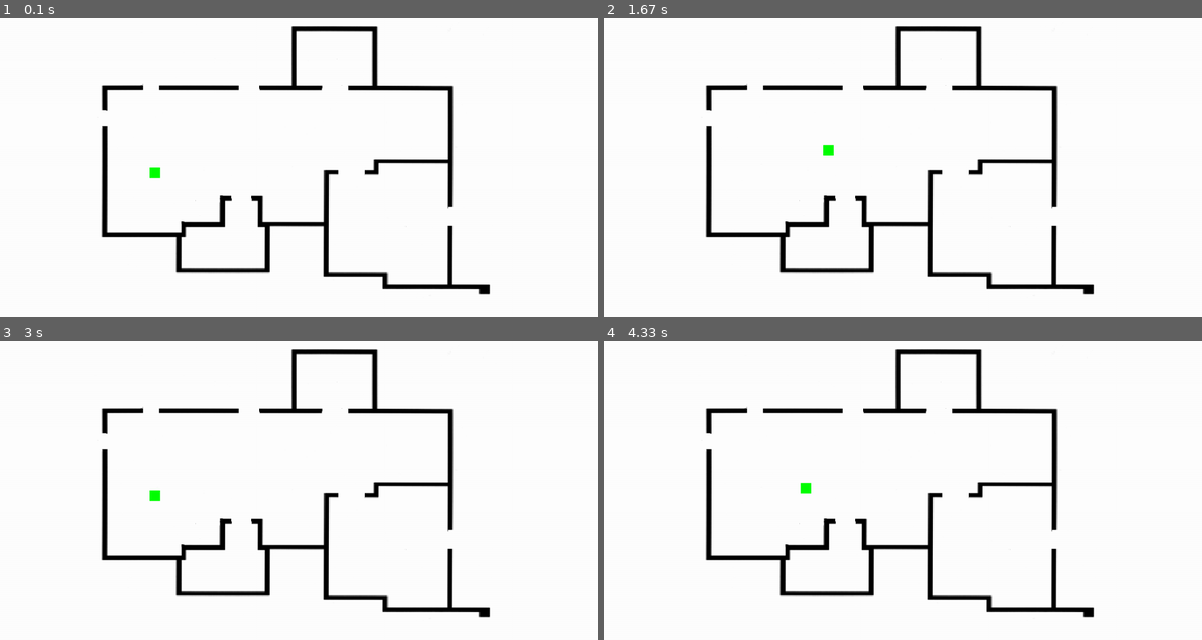
Above: before the commit, frames 1-4 (two rows, left to right).
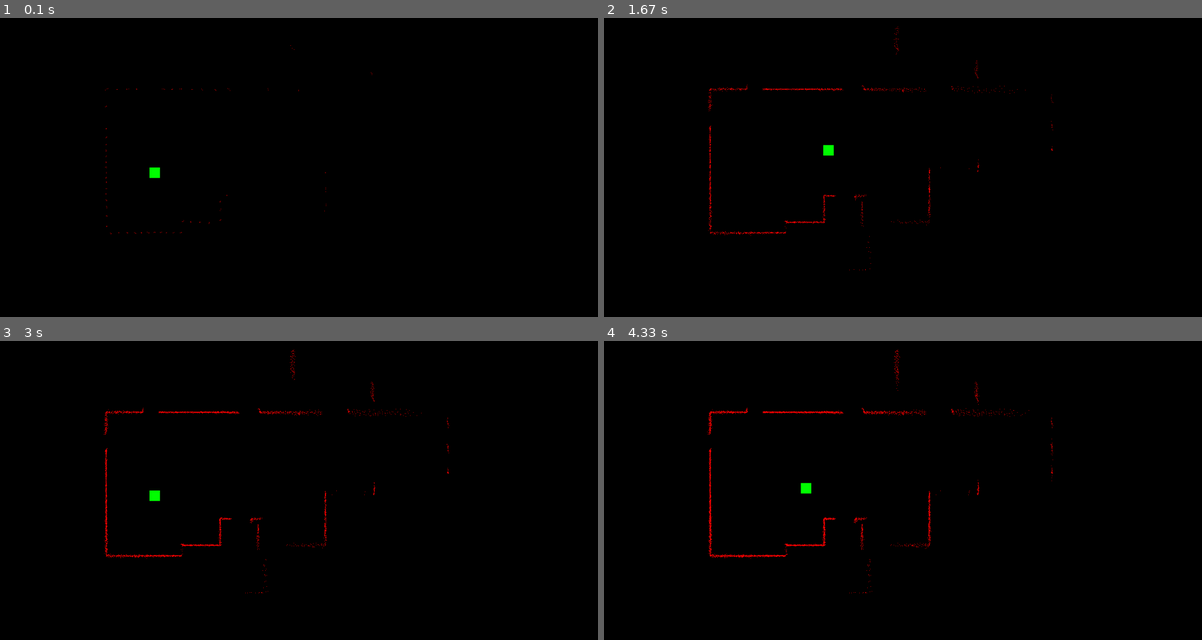
Above: after the commit, the same moments.

Repository: LuisPeMoraRod/drones_exploration_sim
Game: pygame game, started from src/simulation/main.py
Two runs of this game, one before a commit and one after it. Both use one fixed random seed, a clock stepped at 60 frames per second and the inputs below.
Inputs:
- Up to frame 1 (0.1 s): no input
- Up to frame 2 (1.67 s): hold Right 0.33-0.8 s; hold Up 0.83-1.13 s; hold Right 1.17-1.63 s
- Up to frame 3 (3 s): hold Left 1.67-2.2 s; hold Down 2.23-2.53 s; hold Left 2.57-2.97 s
- Up to frame 4 (4.33 s): hold Up 3-3.37 s; hold Right 3.4-4.03 s; hold Down from 4.07 s (still down)

The runs differ from the first frame. In frame 1, 97% of the frame differs, in the area x 0-100%, y 0-100%; in frame 2, 97%; in frame 3, 97%; in frame 4, 97%.

Commit message:
fix(sensor): add parameterized range value in sensor

Diff:
--- a/src/process_orchestrator.py
+++ b/src/process_orchestrator.py
@@ -9,7 +9,7 @@
     def __init__(self):
         # Execute the configuration process
         self.configuration_process()
-        self.execute_web_views()
+        # self.execute_web_views()
         self.execute_simulation()
 
     def configuration_process(self):
--- a/src/simulation/constants.py
+++ b/src/simulation/constants.py
@@ -11,10 +11,10 @@
 
 # Directions
 DIRECTIONS: dict = {
-    "UP": 0,
-    "RIGHT": 1,
-    "DOWN": 2,
-    "LEFT": 3,
+    "RIGHT": 0,
+    "UP": 1,
+    "LEFT": 2,
+    "DOWN": 3,
 }
 
 # Map dimensions
@@ -29,7 +29,7 @@
 SPEED: int = 5
 
 # Simulation parameters
-RANGE = 100
+RANGE = 500
 UNCERTAINTY = (0.5, 0.01)
 X0 = 0
 Y0 = 0
--- a/src/simulation/main.py
+++ b/src/simulation/main.py
@@ -2,26 +2,17 @@
 from robot import Robot
 import constants
 import pygame
-from sensors import LaserSensor
 
 if __name__ == "__main__":
     # Initialize the environment
     environment = Map(constants.MAP_DIMENSIONS)
 
-    originalMap = environment.map.copy()
-    laser = LaserSensor(
-        constants.RANGE,
-        originalMap,
-        constants.UNCERTAINTY,
-        constants.ANGULAR_SPEED,
-        constants.X0,
-        constants.Y0,
-    )
-    # environment.map.fill(constants.COLORS["BLACK"])
-    environment.resultMap = environment.map.copy()
-
     # Initalize single robot
     robot = Robot(environment, (300, 300), constants.COLORS["GREEN"])
+
+    # Fill the map with black color
+    environment.map.fill(constants.COLORS["BLACK"])
+    environment.resultMap = environment.map.copy()
 
     # Initialize Pygame
     pygame.init()
@@ -31,16 +22,16 @@
         for event in pygame.event.get():
             if event.type == pygame.QUIT:
                 running = False
-        position = robot.position
-        laser.position = position
-        sensorData = laser.sense()
+
+        # Sensing the environment
+        sensorData = robot.laser.sense()
         environment.storeData(sensorData)
         environment.showData()
 
-        # environment.map.fill(constants.COLORS["BLACK"])
-
+        # Display the map with the updated data
         environment.map.blit(environment.resultMap, (0, 0))
 
+        # Move robot on key press
         robot.move()
         robot.draw(environment.map)
 
--- a/src/simulation/map.py
+++ b/src/simulation/map.py
@@ -11,7 +11,6 @@
             "images/map.png"
         )  # Load the reference map image
         self.map_h, self.map_w = MapDimensions
-        self.winName = "Map"
         self.map = None
         self.displayMap()
 
@@ -19,10 +18,10 @@
         """
         Display reference map image
         """
-        pygame.display.set_caption(self.winName)
+        pygame.display.set_caption("Simulation map")
         self.map = pygame.display.set_mode((self.map_w, self.map_h))
         self.map.blit(self.mapImage, (0, 0))  # Display the reference map image on top
-        self.infoMap = self.map.copy()
+        self.resultMap = self.map.copy()
 
     def polarToCartesian(self, r: float, theta: float, robotPosition: tuple) -> tuple:
         """
@@ -49,4 +48,4 @@
         Display the data on the map.
         """
         for point in self.pointsCloud:
-            self.infoMap.set_at(point, COLORS["RED"])
+            self.resultMap.set_at(point, COLORS["RED"])
--- a/src/simulation/robot.py
+++ b/src/simulation/robot.py
@@ -1,7 +1,16 @@
-from constants import ROBOT_DIMENSIONS, COLORS, SPEED, DIRECTIONS, MAP_DIMENSIONS
+from constants import (
+    ROBOT_DIMENSIONS,
+    COLORS,
+    SPEED,
+    DIRECTIONS,
+    UNCERTAINTY,
+    ANGULAR_SPEED,
+    RANGE,
+)
 import math
 import pygame
 from map import Map
+from sensors import LaserSensor
 
 
 class Robot:
@@ -16,14 +25,28 @@
             environment.mapImage
         )  # contains the map image used as reference for collision detection
         self.map = environment.map  # contains the map surface to draw the robot
+
         self.dimensions = ROBOT_DIMENSIONS
+
         self.position = [
             initialPos[0] + self.dimensions[0] // 2,
             initialPos[1] + self.dimensions[1] // 2,
         ]
+
         self.color = color
         self.direction = DIRECTIONS["RIGHT"]
         self.speed = speed
+
+        # Initialize the laser sensor
+        self.laser = LaserSensor(
+            RANGE,
+            self.map.copy(),
+            UNCERTAINTY,
+            ANGULAR_SPEED,
+            self.position[0],
+            self.position[1],
+            self.direction,
+        )
 
     def draw(self, surface: pygame.Surface):
         """
@@ -44,7 +67,7 @@
         # Get the state of the keys
         keys = pygame.key.get_pressed()
 
-        # Move the square
+        # Move the robot based on the key pressed
         if keys[pygame.K_UP]:
             self.direction = DIRECTIONS["UP"]
             if not self.isWallCollision():
@@ -62,6 +85,9 @@
             if not self.isWallCollision():
                 self.moveRight()
 
+        # Update the laser sensor position
+        self.laser.position = self.position
+
     def isWallCollision(self) -> bool:
         """
         Check if the robot hits the wall.
--- a/src/simulation/sensors.py
+++ b/src/simulation/sensors.py
@@ -1,7 +1,7 @@
 import pygame
 import math
 import numpy as np
-from constants import COLORS
+from constants import COLORS, DIRECTIONS
 
 
 class LaserSensor:
@@ -13,6 +13,7 @@
         speed: int,
         x: int,
         y: int,
+        direction: int = DIRECTIONS["RIGHT"],
     ) -> None:
         self.range = range
         self.speed = speed  # rounds per second
@@ -37,9 +38,9 @@
             y2 = y1 - self.range * math.sin(angle)
 
             # simulates laser beam
-            for i in range(0, 100):
+            for i in range(0, self.range):
                 # interpolate between the start and end points of the ray
-                u = i / 100
+                u = i / self.range
                 x = int(x2 * u + x1 * (1 - u))
                 y = int(y2 * u + y1 * (1 - u))
                 if (
